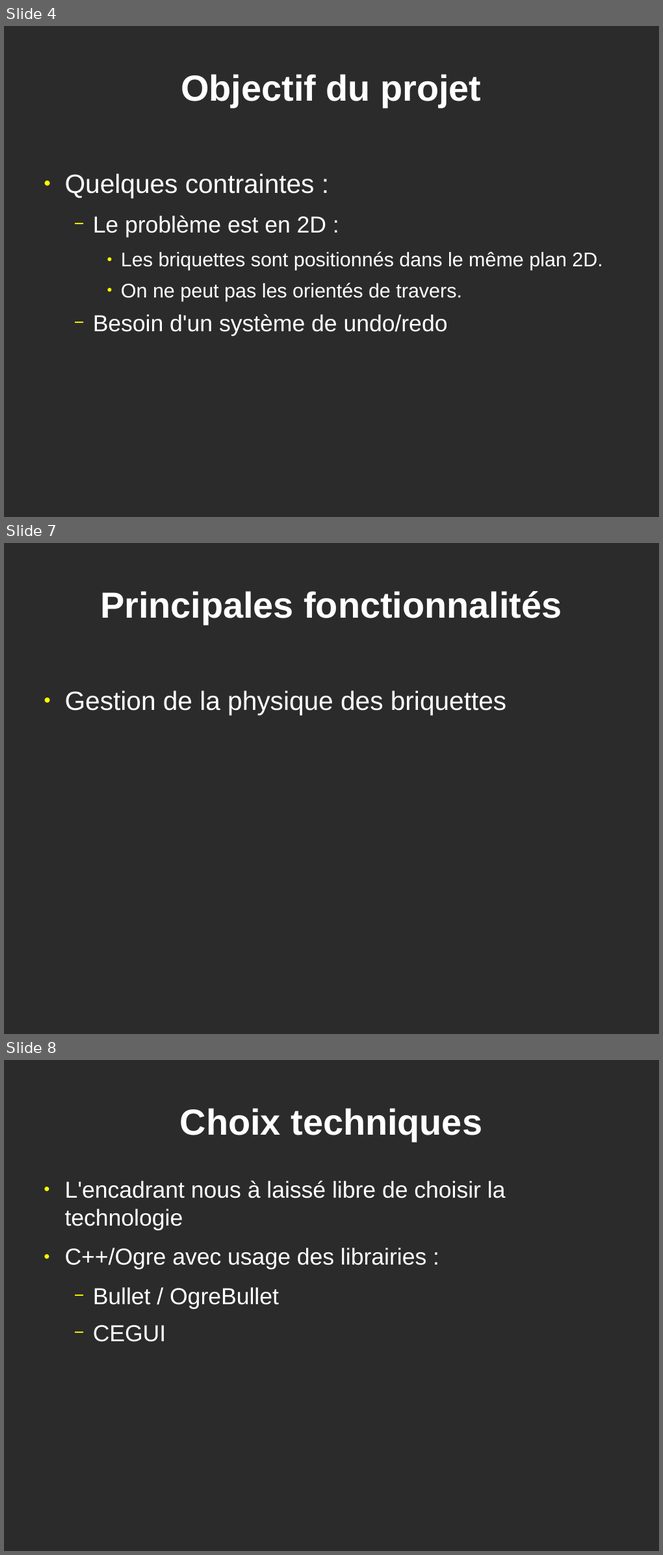
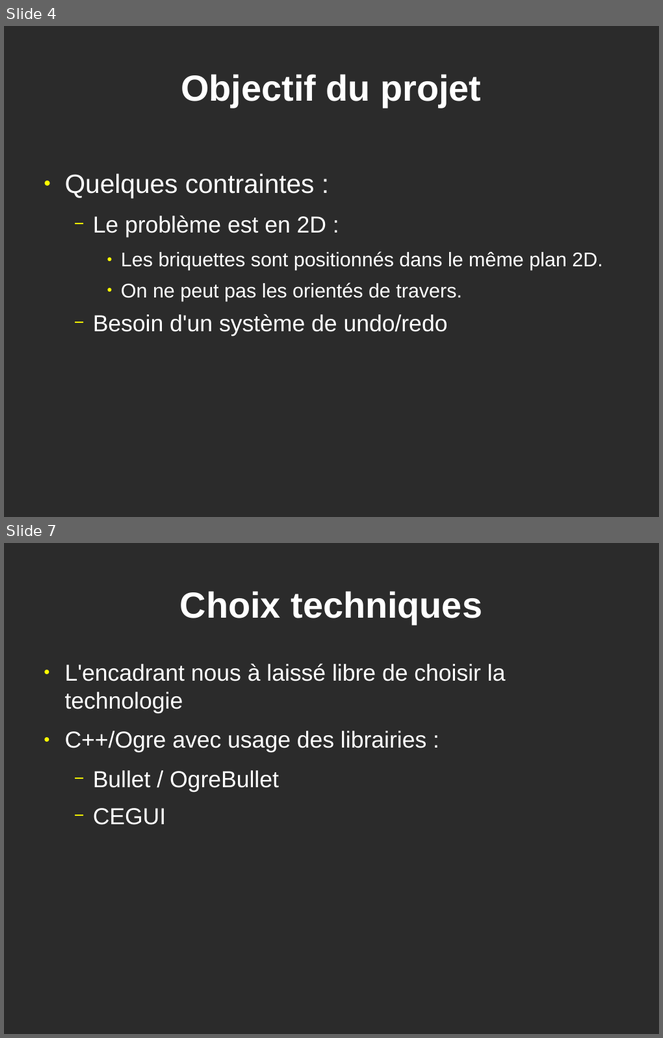
Before and after one commit to GuillaumeSmaha/BriquettePhysique, a slide deck: rapport/presentation/presentation_briquette.odp. Shown one above the other, each under a label of ours: slides 4, 7 and 8 before the commit, slides 4 and 7 after it; the slides between them are not shown. The pictures are 663x1555 and 663x1038 pixels, drawn with LibreOffice and Linux fonts; fonts in the diff are those of the drawing; background and template pictures are left out; a plain dark background stands for a picture behind light text. Boxes give left, top, right and bottom in pixels: in the first picture for what was removed or moved away, otherwise in the second. Text is boxed around its words. In the diff, an @@ line names an element or a change of style, - is before the commit and + after.

```diff
--- a/rapport/presentation/presentation_briquette.odp
+++ b/rapport/presentation/presentation_briquette.odp
@@ slide 7 removed at box(4, 543, 659, 1034), background picture (left out) @@
@@ title removed at box(100, 591, 562, 624) @@
-Principales fonctionnalités
@@ text removed at box(65, 691, 506, 715) @@
-● Gestion de la physique des briquettes
@@ what was slide 8 is now slide 7 @@
```
Also in this commit, not shown: 3 slides changed, 3 slides added.
